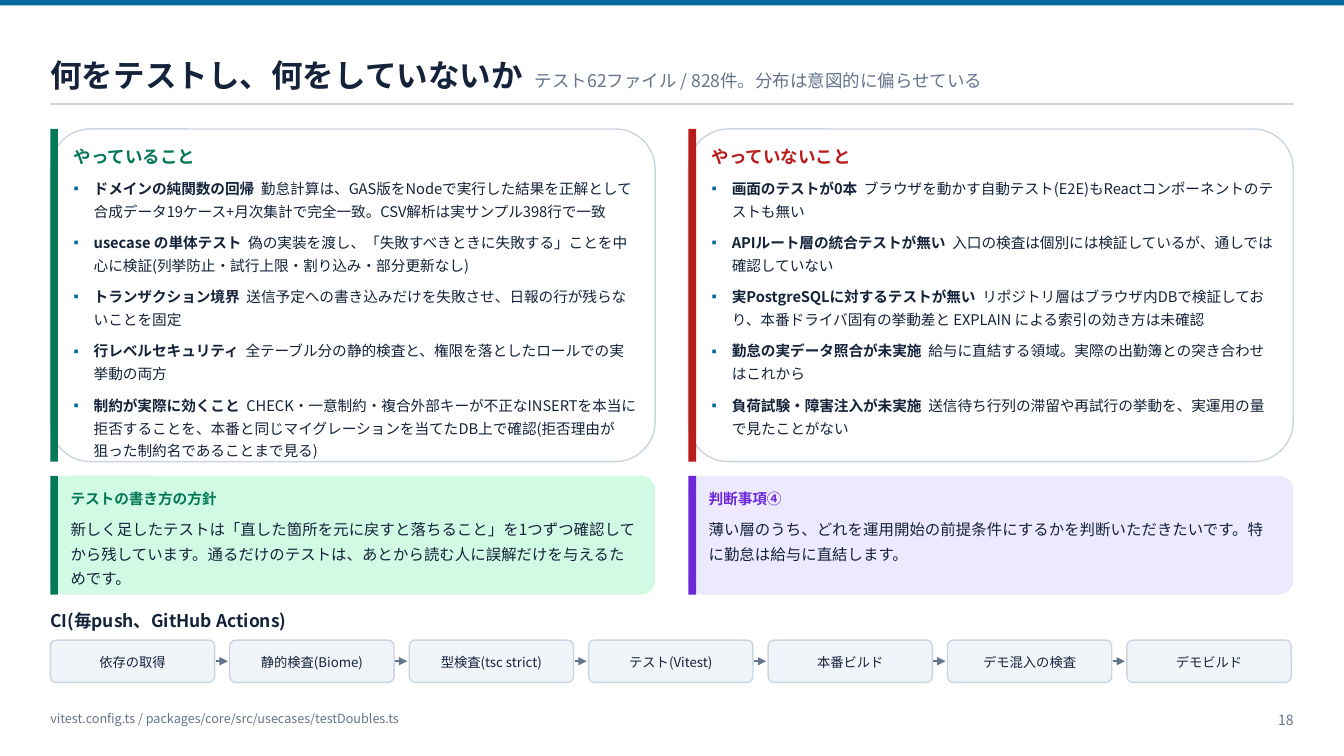
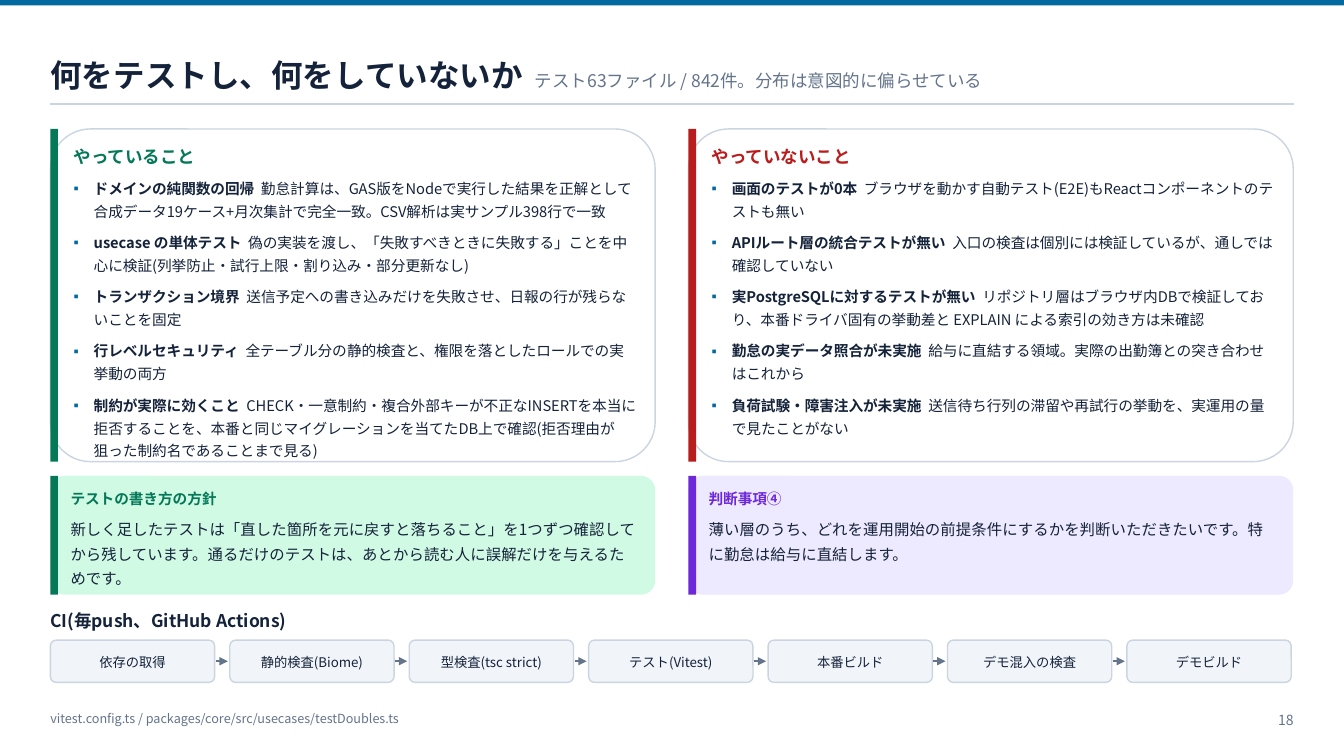
Before and after one commit to ohru131/katahimo-app, a slide deck: slide 18 of doc/slides/architecture.pptx. Drawn at 1344x756 pixels with LibreOffice and Linux fonts; fonts in the diff are those of the drawing. Boxes give left, top, right and bottom in pixels: in the first picture for what was removed or moved away, otherwise in the second. Text is boxed around its words. In the diff, an @@ line names an element or a change of style, - is before the commit and + after.

```diff
--- a/doc/slides/architecture.pptx
+++ b/doc/slides/architecture.pptx
@@ text at <box>50,60,982,90</box>: text changed @@
-何をテストし、何をしていないか テスト62ファイル / 828件。分布は意図的に偏らせている
+何をテストし、何をしていないか テスト63ファイル / 842件。分布は意図的に偏らせている
```
Also in this commit, not shown: 3 other slides changed, 11 other files.
